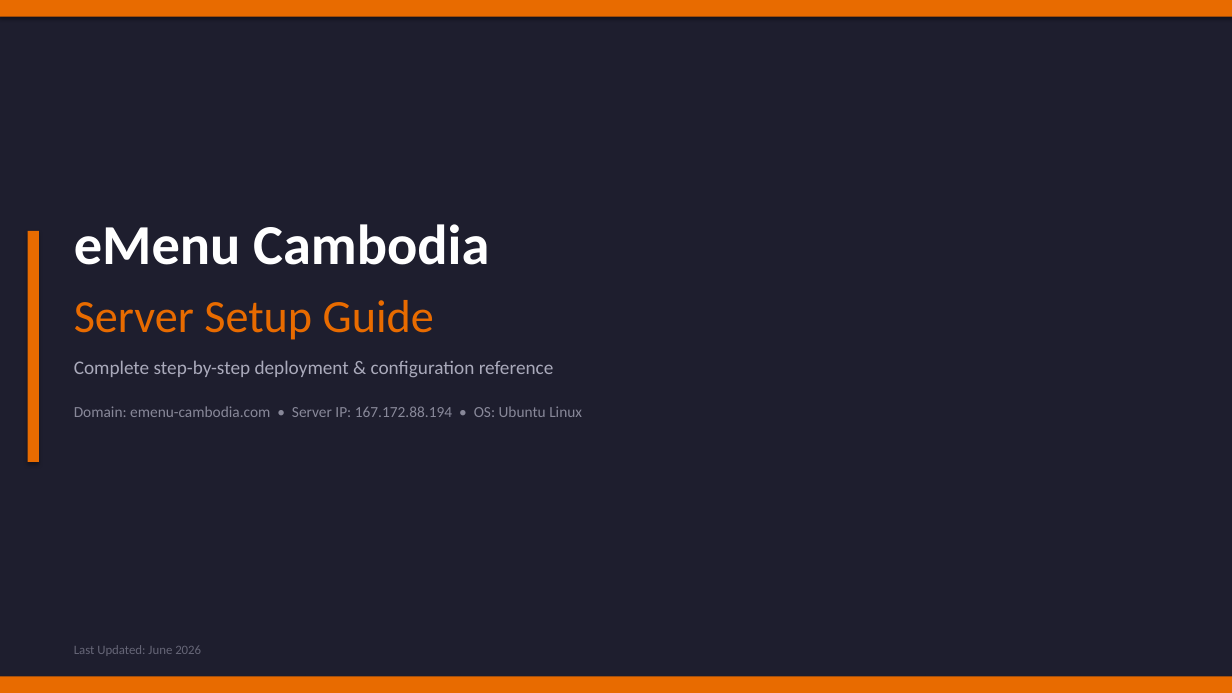
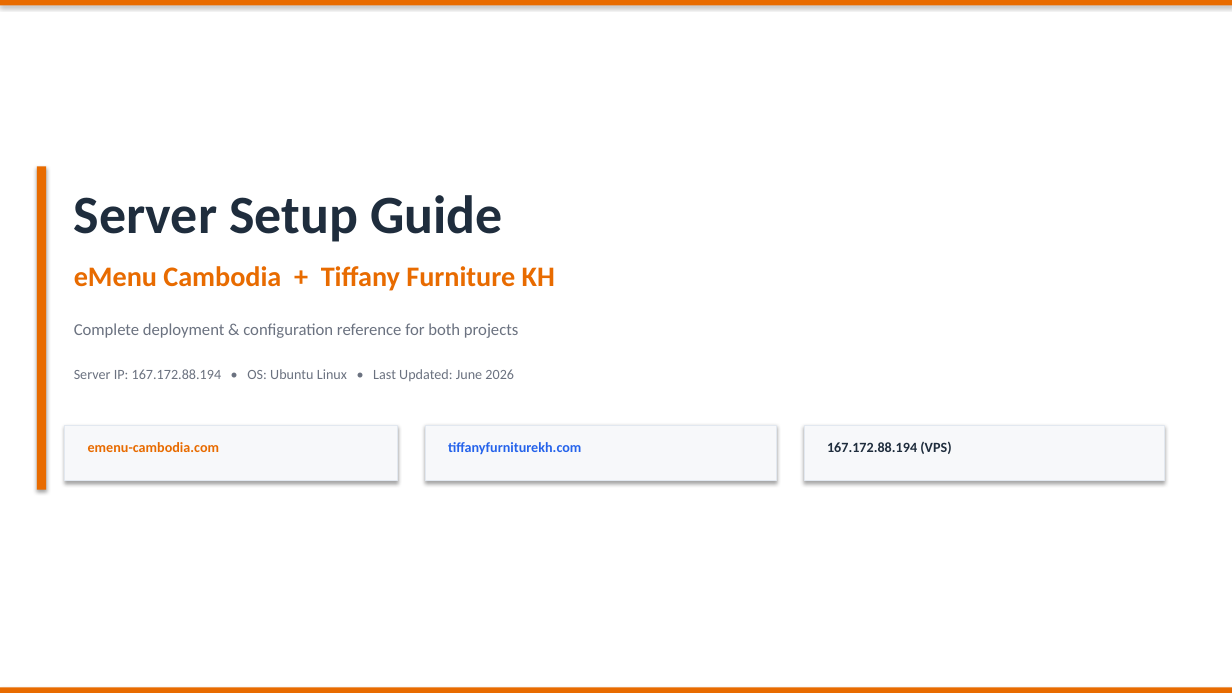
Before and after one commit to Phatmenghor/khmer_project, a slide deck: slide 1 of eMenu_Cambodia_Server_Setup_Guide.pptx. Drawn at 1232x693 pixels with LibreOffice and Linux fonts; fonts in the diff are those of the drawing. Boxes give left, top, right and bottom in pixels: in the first picture for what was removed or moved away, otherwise in the second. Text is boxed around its words. In the diff, an @@ line names an element or a change of style, - is before the commit and + after.

```diff
--- a/eMenu_Cambodia_Server_Setup_Guide.pptx
+++ b/eMenu_Cambodia_Server_Setup_Guide.pptx
@@ rectangle: place and size @@
-rectangle at bbox=[0, 0, 1232, 17]
+rectangle at bbox=[0, 0, 1232, 6]
@@ rectangle at bbox=[0, 0, 1232, 693]: fill #1E1E2E to #FFFFFF @@
@@ rectangle: place and size @@
-rectangle at bbox=[28, 231, 39, 462]
+rectangle at bbox=[37, 166, 46, 490]
@@ text "Server Setup Guide": place and size @@
-text "Server Setup Guide" at bbox=[74, 300, 434, 340]
+text "Server Setup Guide" at bbox=[74, 195, 502, 242]
@@ text "Server Setup Guide" at bbox=[74, 195, 502, 242]: size 36 to 42 pt, text colour #E86B00 to #1F2D3D, bold on @@
@@ text at bbox=[74, 266, 555, 291]: text changed; size 44 to 22 pt; text colour #FFFFFF to #E86B00 @@
-eMenu Cambodia
+eMenu Cambodia + Tiffany Furniture KH
@@ text at bbox=[74, 323, 518, 338]: text changed; size 15 to 13 pt; text colour #AAAABB to #6B7280 @@
-Complete step-by-step deployment & configuration reference
+Complete deployment & configuration reference for both projects
@@ text at bbox=[74, 369, 514, 381]: text changed; size 12 to 11 pt; text colour #888899 to #6B7280 @@
-Domain: emenu-cambodia.com • Server IP: 167.172.88.194 • OS: Ubuntu Linux
+Server IP: 167.172.88.194 • OS: Ubuntu Linux • Last Updated: June 2026
@@ rectangle added at bbox=[65, 425, 397, 481], fill #F7F8FA, outline #E2E8F0 0.75 pt @@
@@ text added at bbox=[88, 442, 220, 452], 11 pt, text #E86B00, bold @@
+emenu-cambodia.com
@@ rectangle added at bbox=[425, 425, 776, 481], fill #F7F8FA, outline #E2E8F0 0.75 pt @@
@@ text added at bbox=[448, 442, 581, 454], 11 pt, text #2563EB, bold @@
+tiffanyfurniturekh.com
@@ rectangle added at bbox=[804, 425, 1165, 481], fill #F7F8FA, outline #E2E8F0 0.75 pt @@
@@ text added at bbox=[827, 441, 951, 454], 11 pt, text #1F2D3D, bold @@
+167.172.88.194 (VPS)
@@ text removed at bbox=[74, 645, 201, 656] @@
-Last Updated: June 2026
@@ rectangle: place and size @@
-rectangle at bbox=[0, 677, 1232, 693]
+rectangle at bbox=[0, 688, 1232, 693]
```
Also in this commit, not shown: 6 other slides changed, 9 slides added, 8 slides removed, 1 other file.
